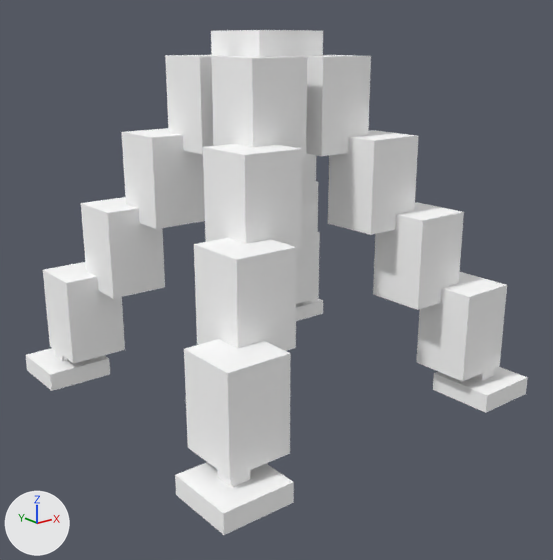
The OBJ model src/main/resources/assets/aeronauticsplus/models/block/rockets/geometry/landing_legs.obj as it was, and as the next commit left it.
Both versions are drawn from a 50 mm lens placed at (-0.743, -2.093, 0.938), pointed at (0.488, -0.555, 0.322). Arrows for +X, +Y and +Z are at lower left; the lights stay in place. The picture after the commit comes second. Where no turn or scale is listed for an object, it has been applied to the vertices. Vertices at exactly the same position are counted once.

Before the edit, the objects in view are built like this:
```python
me_hinge = bpy.data.meshes.new('hinge')
me_hinge.from_pydata(...)  # a box spanning x 0.4..0.6, y -0.6..-0.4, z 0.82..0.96
me_hinge.materials.append(mat_propeller)  # its picture is missing
me_pads = bpy.data.meshes.new('pads')
me_pads.from_pydata(...)  # a box spanning x -0.01..0.17, y -0.17..0.01, z 0.0..0.05; a box spanning x 0.055..0.105, y -0.105..-0.055, z 0.05..0.16; a box spanning x 0.83..1.01, y -0.17..0.01, z 0.0..0.05; a box spanning x 0.895..0.945, y -0.105..-0.055, z 0.05..0.16; a box spanning x -0.01..0.17, y -1.01..-0.83, z 0.0..0.05; a box spanning x 0.055..0.105, y -0.945..-0.895, z 0.05..0.16; a box spanning x 0.83..1.01, y -1.01..-0.83, z 0.0..0.05; a box spanning x 0.895..0.945, y -0.945..-0.895, z 0.05..0.16
me_pads.materials.append(mat_propeller)  # its picture is missing
me_struts = bpy.data.meshes.new('struts')
me_struts.from_pydata(...)  # 128 vertices, 192 faces; spans x 0.045..0.955, y -0.955..-0.045, z 0.08..0.9
me_struts.materials.append(mat_propeller)  # its picture is missing
ob_hinge = bpy.data.objects.new('hinge', me_hinge)
ob_hinge.location = (0.0, 0.0, 0.0)
ob_pads = bpy.data.objects.new('pads', me_pads)
ob_pads.location = (0.0, 0.0, 0.0)
ob_struts = bpy.data.objects.new('struts', me_struts)
ob_struts.location = (0.0, 0.0, 0.0)
```
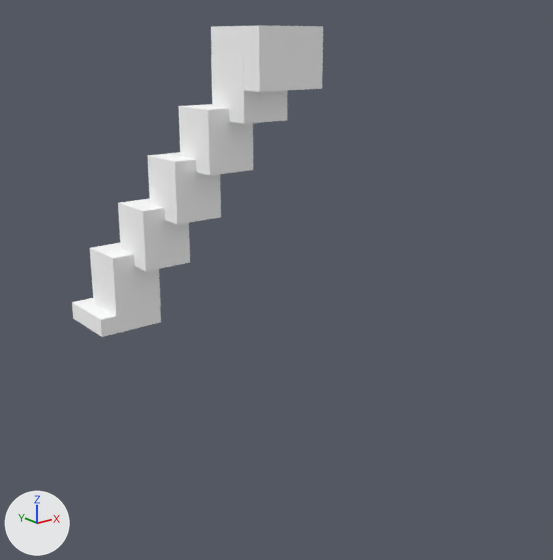
The newer file is also rescaled (x1.2), turned or shifted as a whole; pictures and numbers use the older file's frame.

Location of each change, (x1, y1, x2, y2) in pixels of the pictures (553 x 560 px):
'struts', deleted: before (43, 55, 507, 478)
'strut', added: after (90, 54, 288, 316)
'pads', deleted: before (26, 298, 528, 535)
'hinge', rescaled: before (211, 30, 323, 57); after (211, 25, 323, 92)
'foot', added: after (72, 298, 161, 337)

The edits, one by one:
me_hinge is used by ob_hinge; location (0.0, 0.0, 0.0).
me_hinge had 8 vertices, 12 faces and spanned x 0.4..0.6, y -0.6..-0.4, z 0.82..0.96.
me_hinge now has 8 vertices, 12 faces and spans x 0.4..0.6, y -0.6..-0.4, z 0.82..0.97.
me_hinge part 1: the whole mesh is scaled about its middle by (1, 1, 1.07), then moved by (0.0, 0.0, 0.005).
Mesh me_strut is new.
It consists of a box spanning x 0.316..0.454, y -0.454..-0.316, z 0.57..0.733; a box spanning x 0.252..0.391, y -0.391..-0.252, z 0.44..0.603; a box spanning x 0.189..0.327, y -0.327..-0.189, z 0.31..0.473; a box spanning x 0.126..0.264, y -0.264..-0.126, z 0.18..0.343; a box spanning x 0.062..0.201, y -0.201..-0.062, z 0.05..0.213.
It uses material mat_propeller (its picture is missing).
Mesh me_foot is new.
It consists of a box spanning x 0.017..0.2, y -0.2..-0.017, z 0.0..0.05; a box spanning x 0.067..0.133, y -0.133..-0.067, z 0.05..0.117.
It uses material mat_propeller (its picture is missing).
Object 'pads' (ob_pads) is deleted.
Object 'struts' (ob_struts) is deleted.
Object 'strut' (ob_strut) is new; it shows me_strut.
Its location is (0.083, -0.083, 0.17).
Object 'foot' (ob_foot) is new; it shows me_foot.
Its location is (0.083, -0.083, 0.17).
